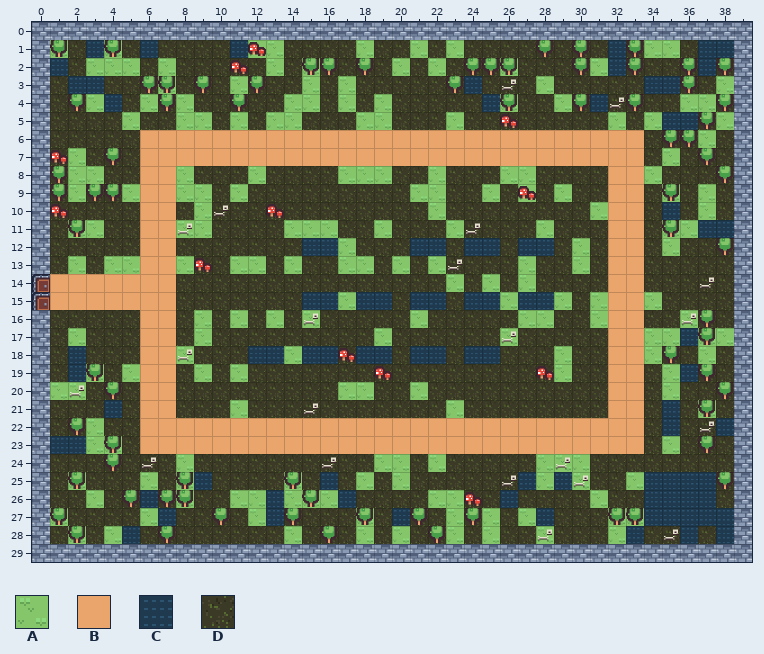
One commit to this Tiled map (JSON): assets/maps/rotting_heart.tmj. Above, as it was before the edit.
Cells are 32x32 px. Shown: x 0..39, y 0..29. The commit also replaced the tileset; all pictures use the new one.
Key: from "tiles": A 1, B 2, C 6, D 13.
_ is an empty cell, # one hidden under a higher layer.
Layers that did not change in this view are not listed.
Layer "ground" before, first column x 0:
 0 ########################################
 1 #ADCADCDDDDCAADDDDADDADADDDDDDDDCDAADCC#
 2 #CDAAADADDDDDADADDDDADADDDADDDDACDDDDCD#
 3 #DCCDDDADDDADDDADADDDDDDCDDDADDDDDCCDDA#
 4 #DDACDADADDDDDAADADADDDDDCADDADCDDDDAAD#
 5 #DDDDADDAADADAADDDAADDDADDDDDDDDADACCDA#
 6 #DDDDDBBBBBBBBBBBBBBBBBBBBBBBBBBBBDDDAD#
 7 #DADDDBBBBBBBBBBBBBBBBBBBBBBBBBBBBDADDD#
 8 #DAADDBBADDDADDDDAAADDADDDAADDDDBBADDDD#
 9 #DADDABBAADADDDDDDDDDAADDADADADDBBDADAD#
10 #DDDDDBBDADDDDDDDDDDDDADDDDDDDDABBDCDAD#
11 #DAADDBBAADDDDAAADDADDDADDDDADDDBBDAACC#
12 #DDDDDBBDDDDDDDCCADDDCCDCCDCCDADBBDADDD#
13 #DADAABBADDAADADDAADADADDDDADDADBBDDDDD#
14 #BBBBBBBDDDDDDDDDDDDDDDADADADDDDBBDDDDD#
15 #BBBBBBBDDDDDDDCCACCDCCDCCACCADABBADDDD#
16 #DDDDDBBDADADADADDDDDADDDDDAADDABBDDADD#
17 #DADDDBBDADDDDDDDDDADDDDDDADDDDDBBAACAA#
18 #DCDDDBBADDDCCACCDCCDCCDCCDDDADDBBADDAD#
19 #DCADABBDADADDDDDDDDDDDDDDDDDADDBBDACDD#
20 #AADDDBBDDDDDDDDDAADDADDDDDDDDDDBBDADDD#
21 #DDDCDBBDDDADDDDDDDDDDDADDDDDDDDBBDCDAD#
22 #DDADDBBBBBBBBBBBBBBBBBBBBBBBBBBBBDCDDC#
23 #CCAADBBBBBBBBBBBBBBBBBBBBBBBBBBBBDADDD#
24 #DDDDDDDADDDDDDDDDDAADADDDDDAAADDDDDDDD#
25 #DADDDADACDDDDADCDADADDDDDDCACADDACCCCD#
26 #DDADDCDADDAACAAACDDDDAADDCDDDDADDCCCCD#
27 #ADDDDACDDDDACDDDDADCDDADADACDDDAACCCCC#
28 #DADACDDDDDDDDADDDADADDADADDADDDACDDCDC#
29 ########################################
And afterwards:
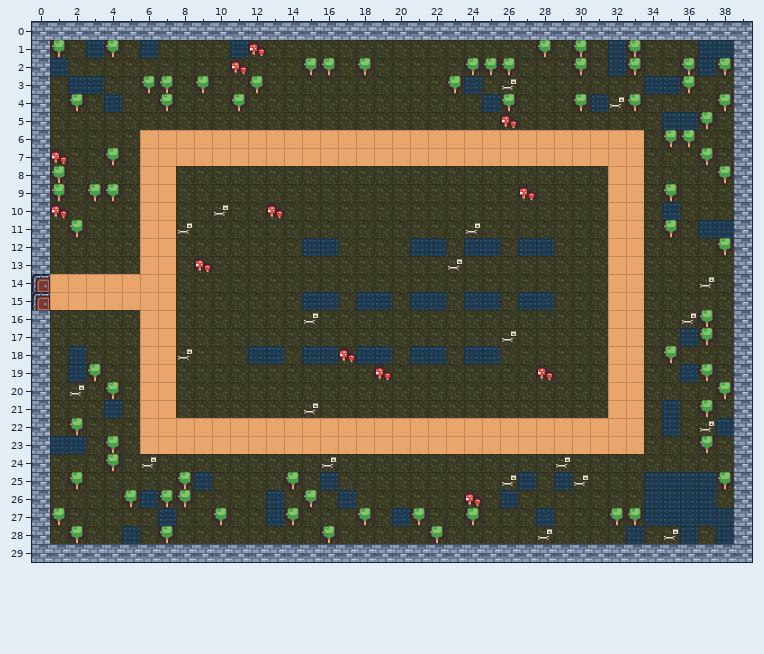
The edit:
Changed rows in their new state; . is an unchanged cell.
Layer "ground":
first column x 1:
 1 D..D.......DD....D..D.D..........DD...
 2 ..DDD.D.....D.D....D.D...D....D.......
 3 ......D...D...D.D..........D.........D
 4 ..D..D.D.....DD.D.D......D..D......DD.
 5 ....D..DD.D.DD...DD...D........D.D...D
 6 ....................................D.
 7 .D................................D...
 8 .DD....D...D....DDD..D...DD......D....
 9 .D..D..DD.D.........DD..D.D.D.....D.D.
10 ........D............D........D.....D.
11 .DD....DD....DDD..D...D....D......DD..
12 ................D............D....D...
13 .D.DD..D..DD.D..DD.D.D....D..D........
14 ......................D.D.D...........
15 ................D........D..D.D..D....
16 ........D.D.D.D.....D.....DD..D....D..
17 .D......D.........D......D.......DD.DD
18 .......D.....D..............D....D..D.
19 ..D.D...D.D.................D.....D...
20 DD..............DD..D.............D...
21 ..........D...........D.............D.
22 ..D...................................
23 ..DD..............................D...
24 .......D..........DD.D.....DDD........
25 .D...D.D.....D...D.D.......D.D..D.....
26 ..D....D..DD.DDD.....DD.......D.......
27 D....D.....D.....D....D.D.D....DD.....
28 .D.D.........D...D.D..D.D..D...D......
